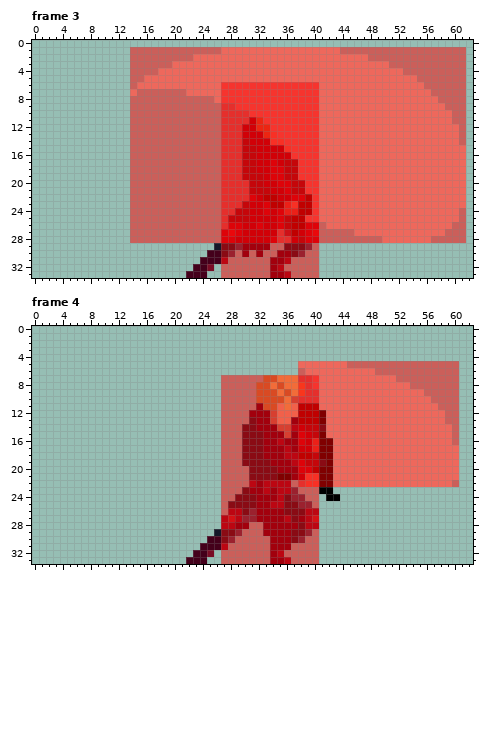
Pixel-art file, stored at aseprite/knight_attack_1.aseprite. The picture above was drawn from the file before the commit.
139x34 pixels, 5 frames. Shown: frame 3, frame 4. The old version is drawn lined up with the new one, on the new canvas. The commit also changed other frames, which this record leaves out.
New version:
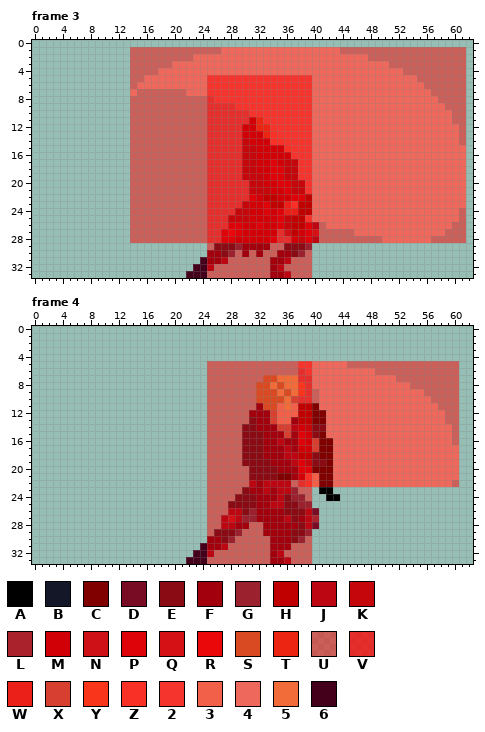
Palette (. is transparent): A #000000  B #141728  C #800000  D #790c25  E #8a0b14  F #a2000d  G #9b212e  H #c00000  J #bc0612  K #c5060a  L #aa222b  M #d10007  N #cd1117  P #de0309  Q #d51115  R #ea080b  S #d94a23  T #ec2512  U #ff000080  V #ff0000c0  W #eb2018  X #d73f30  Y #f9361c  Z #f83025  2 #f6342e  3 #f2604a  4 #ee685c  5 #f26c39  6 #44001b
The author wrote: add attack combos for player, fix sprite colliders
Change:
canvas 139x34 -> 63x34, the old top-left corner now at -38,0 (the part of the old canvas that was cut away was empty and is not shown)
Changed rows in their new state; - is an unchanged pixel.
Frame 3:
first column x 25:
 5 222222222222222-
 6 22-------------4
 7 22-------------4
 8 V2-------------4
 9 VV-------------4
10 VV-------------4
11 VV-------------4
12 VV-------------4
13 VV-------------4
14 VV-------------4
15 VV-------------4
16 VV-------------4
17 VV-------------4
18 VV-------------4
19 VV-------------4
20 VV-------------4
21 VV-------------4
22 VV-------------4
23 VV-------------4
24 VV-------------4
25 VV-------------4
26 VV-------------J
27 VV-------------Q
28 VV-------------J
29 UE-------------.
30 FF-------------.
31 FF-------------.
32 JU-------------.
33 UU-------------.
Frame 4:
first column x 25:
 5 UUUUUUUUUUUUU22-
 6 UUUUUUUUUUUUUV2-
 7 UU-------------4
 8 UU-------------4
 9 UU-------------U
10 UU-------------U
11 UU-------------C
12 UU-------------C
13 UU-------------C
14 UU-------------E
15 UU-------------E
16 UU-------------X
17 UU-------------X
18 UU-------------E
19 UU-------------E
20 UU-------------C
21 UU-------------3
22 UU-------------3
23 UU-------------.
24 UU-------------.
25 UU-------------.
26 UU-------------D
27 UU-------------L
28 UU-------------D
29 UE-------------.
30 FF-------------.
31 FF-------------.
32 JU-------------.
33 UU-------------.
Where, in picture pixels (left, top, right, bottom), the same in both pictures:
changed: (207, 75, 319, 278)
changed: (207, 361, 319, 564)
